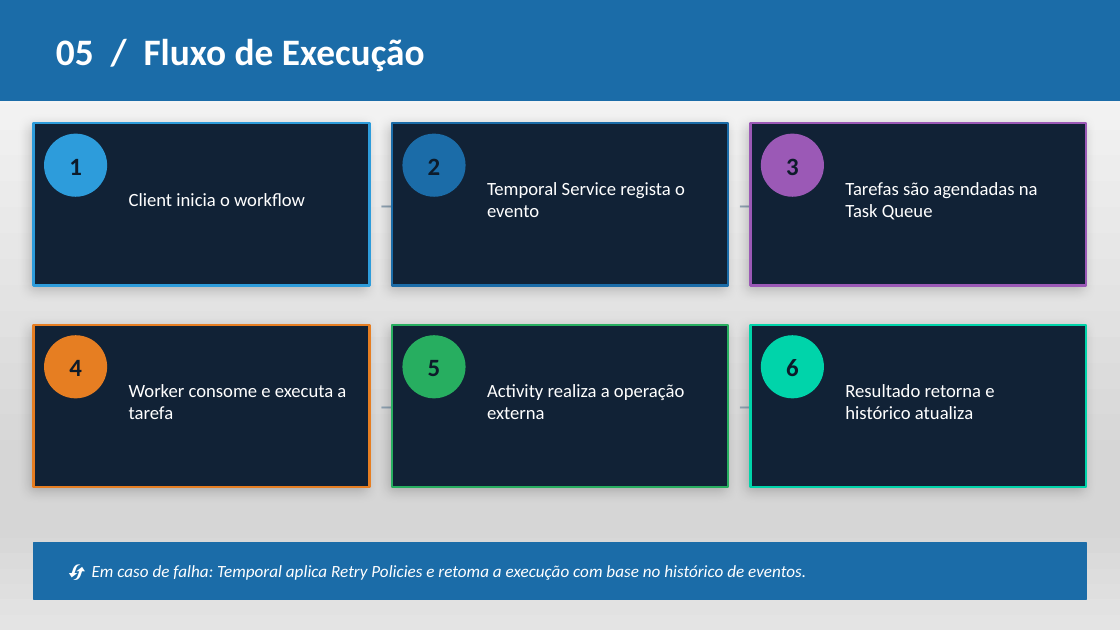
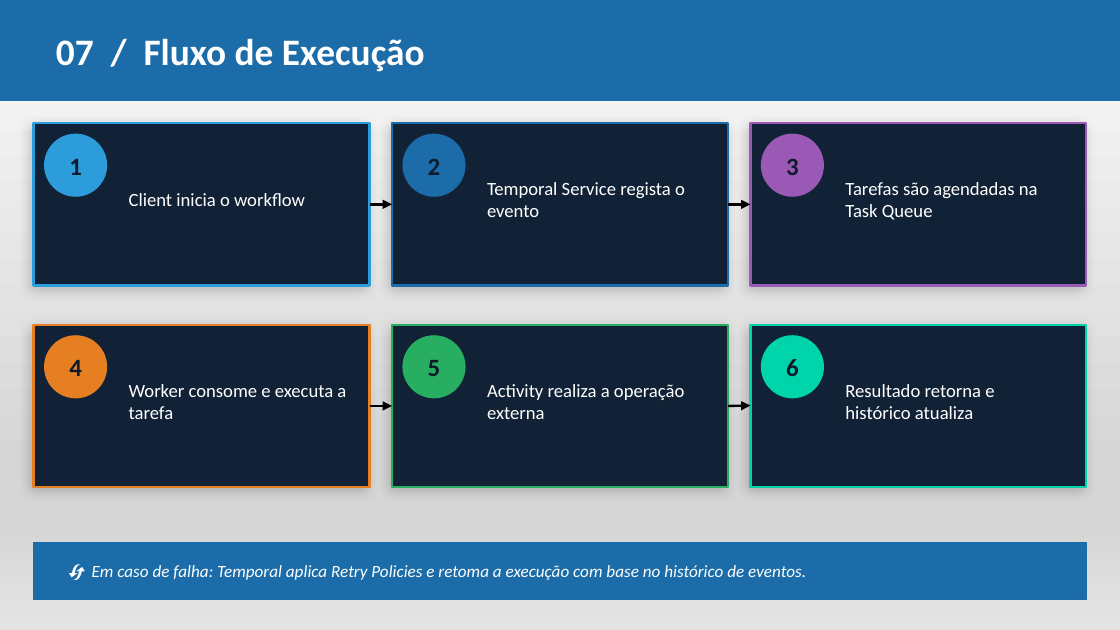
Before and after one commit to pedro-bvf/Temporal-IO, a slide deck: slide 9 of Temporal_IO_pt.pptx (slide 10 before the commit). Drawn at 1120x630 pixels with LibreOffice and Linux fonts; fonts in the diff are those of the drawing. Boxes give left, top, right and bottom in pixels: in the first picture for what was removed or moved away, otherwise in the second. Text is boxed around its words. In the diff, an @@ line names an element or a change of style, - is before the commit and + after.

```diff
--- a/Temporal_IO_pt.pptx
+++ b/Temporal_IO_pt.pptx
@@ text at (56, 38, 425, 72): text changed @@
-05 / Fluxo de Execução
+07 / Fluxo de Execução
@@ text removed at (370, 179, 398, 230) @@
-→
@@ text removed at (728, 179, 756, 230) @@
-→
@@ arrow added from (370, 204) to (392, 204), #000000 1.5 pt @@
@@ arrow added from (728, 204) to (750, 204), #000000 1.5 pt @@
@@ text removed at (370, 381, 398, 431) @@
-→
@@ text removed at (728, 381, 756, 431) @@
-→
@@ arrow added from (370, 405) to (392, 405), #000000 1.5 pt @@
@@ arrow added from (728, 405) to (750, 405), #000000 1.5 pt @@
```
Also in this commit, not shown: 8 other slides changed, 1 slide added, 2 slides removed, 3 other files.
